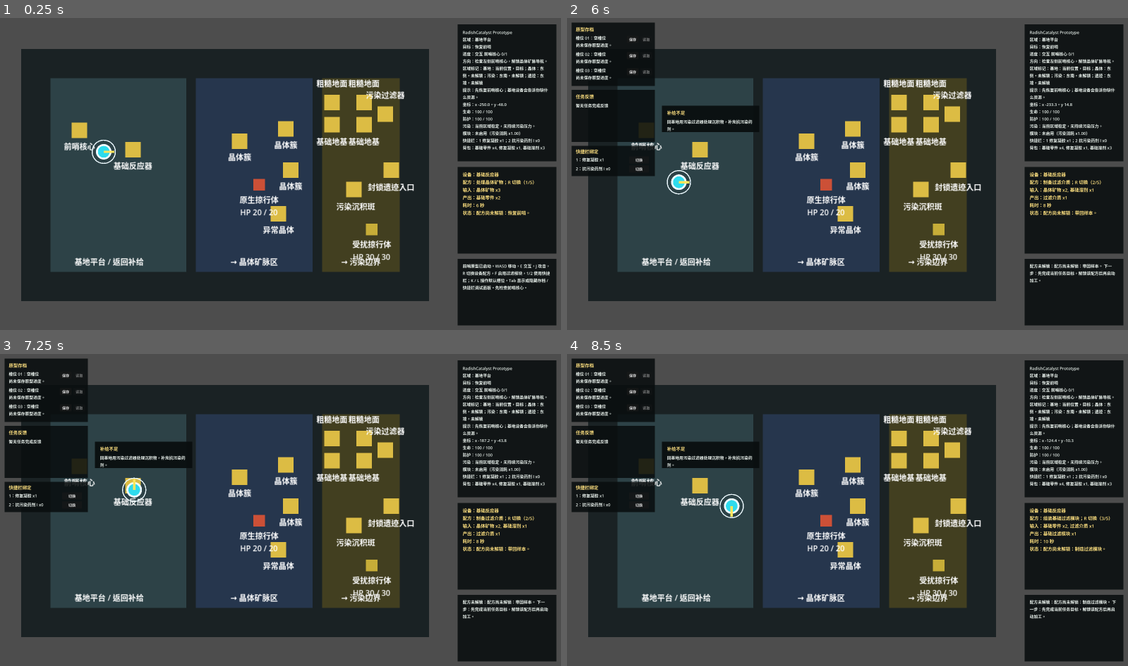
Above: before the commit, frames 1-4 (two rows, left to right).
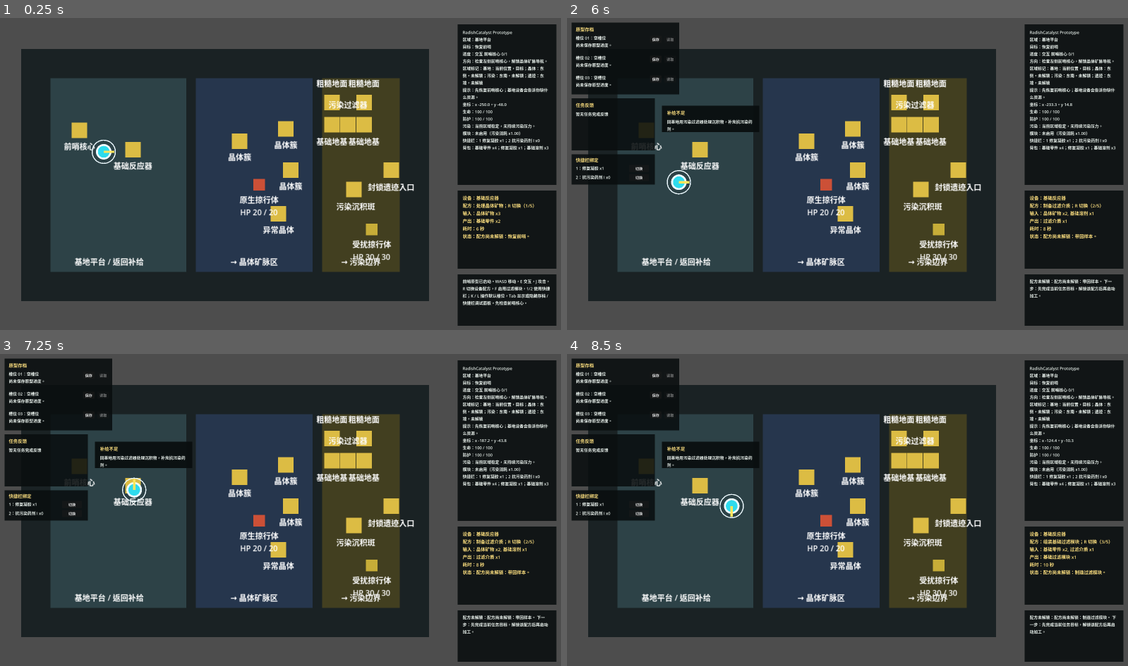
Above: after the commit, the same moments.

Repository: laugh0608/RadishCatalyst
Game: Godot game, scene res://scenes/boot/Boot.tscn
Same seed, same stepped clock (60 frames per second), same inputs: the game is played once before the commit and once after it.
Inputs:
- Up to frame 1 (0.25 s): no input
- Up to frame 2 (6 s): tap Enter at 0.5 s; hold D (move_right) 0.53-1.28 s; tap E (interact) at 0.6, 1.55, 2.3, 2.85, 3.8, 4.55, 5.3 s; hold S (move_down) 1.28-2.03 s; tap J (attack) at 1.35 s; hold D (move_right) 2.03-2.78 s; tap R (cycle_recipe) at 2.1 s; hold W (move_up) 2.78-3.53 s; hold A (move_left) 3.53-5.03 s; tap F (toggle_module) at 3.6 s; tap 1 (use_quick_slot_1) at 4.35 s; hold S (move_down) 5.03-5.78 s; tap 2 (use_quick_slot_2) at 5.1 s; hold D (move_right) from 5.78 s (still down); tap Tab at 5.85 s
- Up to frame 3 (7.25 s): tap E (interact) at 6.05, 6.6 s; release D (move_right) at 6.53 s; hold W (move_up) from 6.53 s (still down)
- Up to frame 4 (8.5 s): release W (move_up) at 7.28 s; hold D (move_right) 7.28-8.03 s; tap J (attack) at 7.35 s; tap E (interact) at 7.55, 8.3 s; hold S (move_down) from 8.03 s (still down); tap R (cycle_recipe) at 8.1 s

The runs differ from the first frame. In frame 1, 3.5% of the frame differs, in the area x 58-100%, y 23-99%; in frame 2, 5.4%; in frame 3, 5.4%; in frame 4, 5.6%, in the area x 0-100%, y 1-99%.

Commit message:
fix: 收尾原型试玩 UI 表现

Diff:
--- a/client/scenes/maps/VerticalSliceMap.tscn
+++ b/client/scenes/maps/VerticalSliceMap.tscn
@@ -136,20 +136,20 @@
 label_size = Vector2(192, 24)
 
 [node name="PollutionFilterBuildSite" parent="Interactables" instance=ExtResource("3_interactable")]
-position = Vector2(330, -126)
+position = Vector2(253, -104)
 definition_id = "building.pollution_filter"
 interaction_type = "build"
 recipe_id = ""
-label_offset = Vector2(-88, -52)
+label_offset = Vector2(-88, -54)
 label_size = Vector2(176, 24)
 
 [node name="PollutionFilter" parent="Interactables" instance=ExtResource("3_interactable")]
-position = Vector2(330, -68)
+position = Vector2(253, -104)
 definition_id = "building.pollution_filter"
 interaction_type = "process_recipe"
 recipe_id = "recipe.cleanse_residue"
 single_use = false
-label_offset = Vector2(-88, 22)
+label_offset = Vector2(-88, -54)
 label_size = Vector2(176, 24)
 
 [node name="RuinGate" parent="Interactables" instance=ExtResource("3_interactable")]
--- a/client/scenes/ui/PrototypeHud.tscn
+++ b/client/scenes/ui/PrototypeHud.tscn
@@ -19,15 +19,15 @@
 visible = false
 offset_left = 24.0
 offset_top = 24.0
-offset_right = 392.0
-offset_bottom = 306.0
+offset_right = 500.0
+offset_bottom = 342.0
 color = Color(0.0352941, 0.054902, 0.0588235, 0.88)
 clip_contents = true
 
 [node name="SaveTitleLabel" type="Label" parent="SavePanel"]
 offset_left = 18.0
 offset_top = 14.0
-offset_right = 350.0
+offset_right = 456.0
 offset_bottom = 42.0
 text = "原型存档"
 label_settings = SubResource("LabelSettings_prompt")
@@ -35,78 +35,78 @@
 [node name="Slot01Label" type="Label" parent="SavePanel"]
 offset_left = 18.0
 offset_top = 54.0
-offset_right = 232.0
-offset_bottom = 110.0
+offset_right = 324.0
+offset_bottom = 122.0
 text = "槽位 01：读取中..."
 label_settings = SubResource("LabelSettings_status")
 autowrap_mode = 3
 
 [node name="Slot01SaveButton" type="Button" parent="SavePanel"]
-offset_left = 244.0
+offset_left = 346.0
 offset_top = 58.0
-offset_right = 296.0
+offset_right = 398.0
 offset_bottom = 90.0
 text = "保存"
 
 [node name="Slot01LoadButton" type="Button" parent="SavePanel"]
-offset_left = 304.0
+offset_left = 410.0
 offset_top = 58.0
-offset_right = 356.0
+offset_right = 462.0
 offset_bottom = 90.0
 text = "读取"
 
 [node name="Slot02Label" type="Label" parent="SavePanel"]
 offset_left = 18.0
-offset_top = 126.0
-offset_right = 232.0
-offset_bottom = 182.0
+offset_top = 142.0
+offset_right = 324.0
+offset_bottom = 210.0
 text = "槽位 02：读取中..."
 label_settings = SubResource("LabelSettings_status")
 autowrap_mode = 3
 
 [node name="Slot02SaveButton" type="Button" parent="SavePanel"]
-offset_left = 244.0
-offset_top = 130.0
-offset_right = 296.0
-offset_bottom = 162.0
+offset_left = 346.0
+offset_top = 146.0
+offset_right = 398.0
+offset_bottom = 178.0
 text = "保存"
 
 [node name="Slot02LoadButton" type="Button" parent="SavePanel"]
-offset_left = 304.0
-offset_top = 130.0
-offset_right = 356.0
-offset_bottom = 162.0
+offset_left = 410.0
+offset_top = 146.0
+offset_right = 462.0
+offset_bottom = 178.0
 text = "读取"
 
 [node name="Slot03Label" type="Label" parent="SavePanel"]
 offset_left = 18.0
-offset_top = 198.0
-offset_right = 232.0
-offset_bottom = 254.0
+offset_top = 230.0
+offset_right = 324.0
+offset_bottom = 298.0
 text = "槽位 03：读取中..."
 label_settings = SubResource("LabelSettings_status")
 autowrap_mode = 3
 
 [node name="Slot03SaveButton" type="Button" parent="SavePanel"]
-offset_left = 244.0
-offset_top = 202.0
-offset_right = 296.0
-offset_bottom = 234.0
+offset_left = 346.0
+offset_top = 234.0
+offset_right = 398.0
+offset_bottom = 266.0
 text = "保存"
 
 [node name="Slot03LoadButton" type="Button" parent="SavePanel"]
-offset_left = 304.0
-offset_top = 202.0
-offset_right = 356.0
-offset_bottom = 234.0
+offset_left = 410.0
+offset_top = 234.0
+offset_right = 462.0
+offset_bottom = 266.0
 text = "读取"
 
 [node name="CompletionPanel" type="ColorRect" parent="."]
 visible = false
 offset_left = 24.0
-offset_top = 322.0
+offset_top = 360.0
 offset_right = 392.0
-offset_bottom = 554.0
+offset_bottom = 592.0
 color = Color(0.0352941, 0.054902, 0.0588235, 0.88)
 clip_contents = true
 
@@ -131,9 +131,9 @@
 [node name="QuickSlotPanel" type="ColorRect" parent="."]
 visible = false
 offset_left = 24.0
-offset_top = 570.0
+offset_top = 608.0
 offset_right = 392.0
-offset_bottom = 704.0
+offset_bottom = 742.0
 color = Color(0.0352941, 0.054902, 0.0588235, 0.88)
 clip_contents = true
 
@@ -183,7 +183,7 @@
 offset_left = -470.0
 offset_top = 32.0
 offset_right = -32.0
-offset_bottom = 640.0
+offset_bottom = 744.0
 color = Color(0.0352941, 0.054902, 0.0588235, 0.88)
 clip_contents = true
 
@@ -191,7 +191,7 @@
 offset_left = 22.0
 offset_top = 22.0
 offset_right = 416.0
-offset_bottom = 584.0
+offset_bottom = 688.0
 text = "Loading..."
 label_settings = SubResource("LabelSettings_status")
 autowrap_mode = 3
@@ -200,9 +200,9 @@
 anchor_left = 1.0
 anchor_right = 1.0
 offset_left = -470.0
-offset_top = 664.0
+offset_top = 768.0
 offset_right = -32.0
-offset_bottom = 1048.0
+offset_bottom = 1116.0
 color = Color(0.0352941, 0.054902, 0.0588235, 0.88)
 clip_contents = true
 
@@ -219,7 +219,7 @@
 anchor_left = 1.0
 anchor_right = 1.0
 offset_left = -470.0
-offset_top = 1072.0
+offset_top = 1140.0
 offset_right = -32.0
 offset_bottom = 1368.0
 color = Color(0.0352941, 0.054902, 0.0588235, 0.88)
--- a/client/scripts/interaction/prototype_interactable.gd
+++ b/client/scripts/interaction/prototype_interactable.gd
@@ -1,5 +1,9 @@
 extends Area2D
 class_name PrototypeInteractable
+
+const DEFAULT_MARKER_COLOR := Color(0.862745, 0.737255, 0.266667, 1)
+const BUILT_FOUNDATION_COLOR := Color(0.55, 0.6, 0.55, 1)
+const BUILT_FILTER_COLOR := Color(0.72, 0.78, 0.38, 1)
 
 @export var definition_id: String = ""
 @export var interaction_type: String = "inspect"
@@ -15,6 +19,7 @@
 var recipe_index: int = 0
 
 @onready var label: Label = $Label
+@onready var marker: ColorRect = $Marker
 
 
 func setup(display_name: String) -> void:
@@ -72,6 +77,9 @@
 
 
 func mark_consumed() -> void:
+	if interaction_type == "build":
+		set_built_visual(definition_id)
+		return
 	if single_use:
 		consumed = true
 		visible = false
@@ -81,3 +89,17 @@
 func set_interaction_enabled(enabled: bool) -> void:
 	visible = enabled
 	monitoring = enabled
+
+
+func set_built_visual(built_definition_id: String) -> void:
+	consumed = true
+	visible = true
+	monitoring = false
+	if built_definition_id == "building.foundation_t1":
+		marker.color = BUILT_FOUNDATION_COLOR
+		label.text = "基础地基"
+	elif built_definition_id == "building.pollution_filter":
+		marker.color = BUILT_FILTER_COLOR
+		label.text = ""
+	else:
+		marker.color = DEFAULT_MARKER_COLOR
--- a/client/scripts/map/vertical_slice_map.gd
+++ b/client/scripts/map/vertical_slice_map.gd
@@ -90,6 +90,12 @@
 			is_processed = bool(object_state.get("is_cleared", false))
 		if interactable.interaction_type == "build":
 			is_processed = bool(object_state.get("is_built", false))
+			if is_processed:
+				interactable.set_built_visual(String(object_state.get("built_definition_id", interactable.definition_id)))
+				if current_interactable == interactable:
+					current_interactable = null
+					interaction_cleared.emit(interactable)
+				continue
 
 		if interactable.single_use:
 			interactable.consumed = is_processed
--- a/client/scripts/ui/prototype_hud.gd
+++ b/client/scripts/ui/prototype_hud.gd
@@ -197,8 +197,31 @@
 	var details := String(summary.get("details", ""))
 	if status == "存档不可读取":
 		return "存档损坏或内容已过期；可覆盖保存。"
-	if details.length() > 44:
-		return "%s..." % details.substr(0, 44)
+	if bool(summary.get("has_loadable_save", false)):
+		return _format_loadable_slot_details(details)
+	if details.length() > 28:
+		return "%s..." % details.substr(0, 28)
+	return details
+
+
+func _format_loadable_slot_details(details: String) -> String:
+	var parts := details.split("；", false)
+	var saved_at := ""
+	var region := ""
+	for part in parts:
+		var text := String(part)
+		if text.begins_with("最近保存："):
+			saved_at = text.trim_prefix("最近保存：")
+		if text.begins_with("区域："):
+			region = text.trim_prefix("区域：")
+	if saved_at.length() >= 16:
+		saved_at = "%s %s" % [saved_at.substr(5, 5), saved_at.substr(11, 5)]
+	if not saved_at.is_empty() and not region.is_empty():
+		return "最近：%s；区域：%s" % [saved_at, region]
+	if not saved_at.is_empty():
+		return "最近：%s" % saved_at
+	if details.length() > 28:
+		return "%s..." % details.substr(0, 28)
 	return details
 
 
@@ -298,10 +321,20 @@
 
 	var parts: Array[String] = []
 	for item_id in inventory.items:
-		parts.append("%s x%s" % [_get_display_name(data_registry, item_id), inventory.items[item_id]])
+		var amount := int(inventory.items[item_id])
+		if amount <= 0:
+			continue
+		parts.append("%s x%s" % [_get_display_name(data_registry, item_id), amount])
 	for fluid_id in inventory.fluids:
-		parts.append("%s x%s" % [_get_display_name(data_registry, fluid_id), inventory.fluids[fluid_id]])
-	return ", ".join(parts)
+		var amount := float(inventory.fluids[fluid_id])
+		if amount <= 0.0:
+			continue
+		parts.append("%s x%s" % [_get_display_name(data_registry, fluid_id), _format_amount(amount)])
+	if parts.is_empty():
+		return "空"
+	if parts.size() <= 7:
+		return "；".join(parts)
+	return "%s；另 %d 类" % ["；".join(parts.slice(0, 7)), parts.size() - 7]
 
 
 func _get_equipped_module_name(data_registry: DataRegistry, character_state: CharacterState) -> String:
Not shown, changed: docs/devlogs/2026-W19.md
